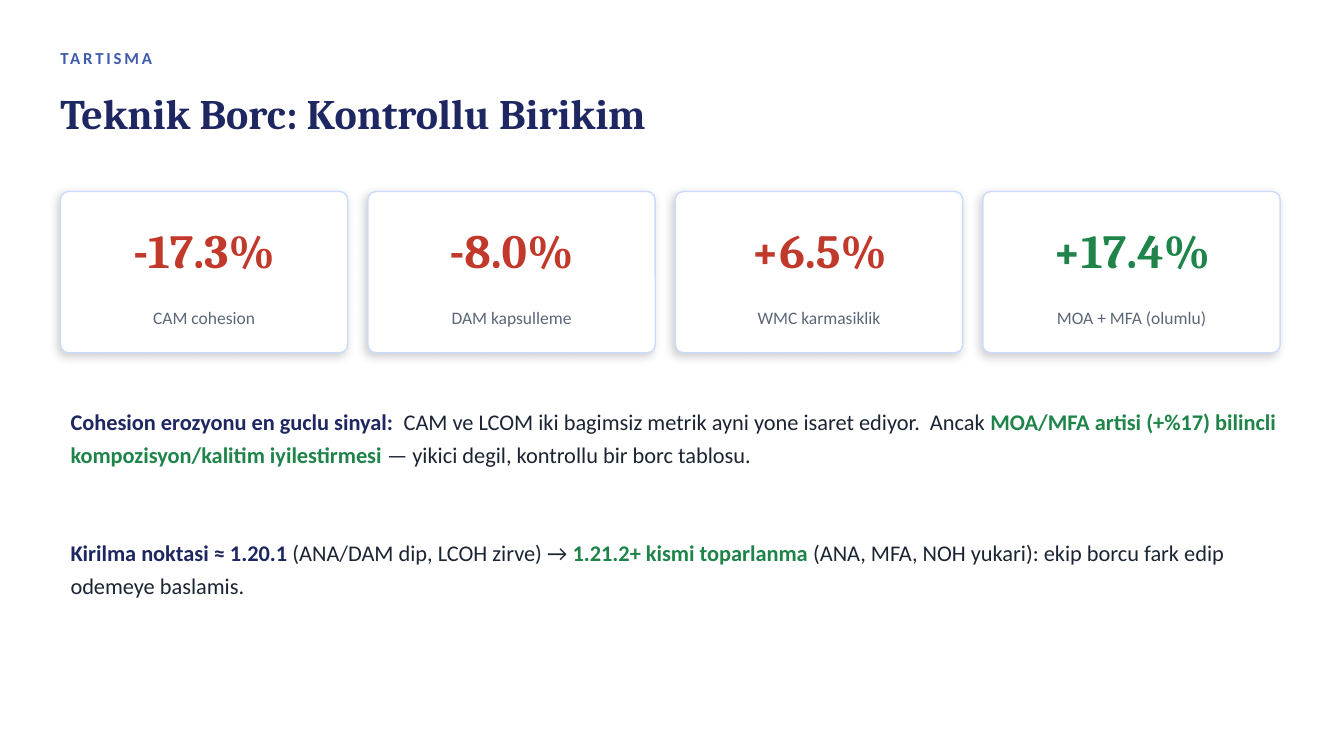
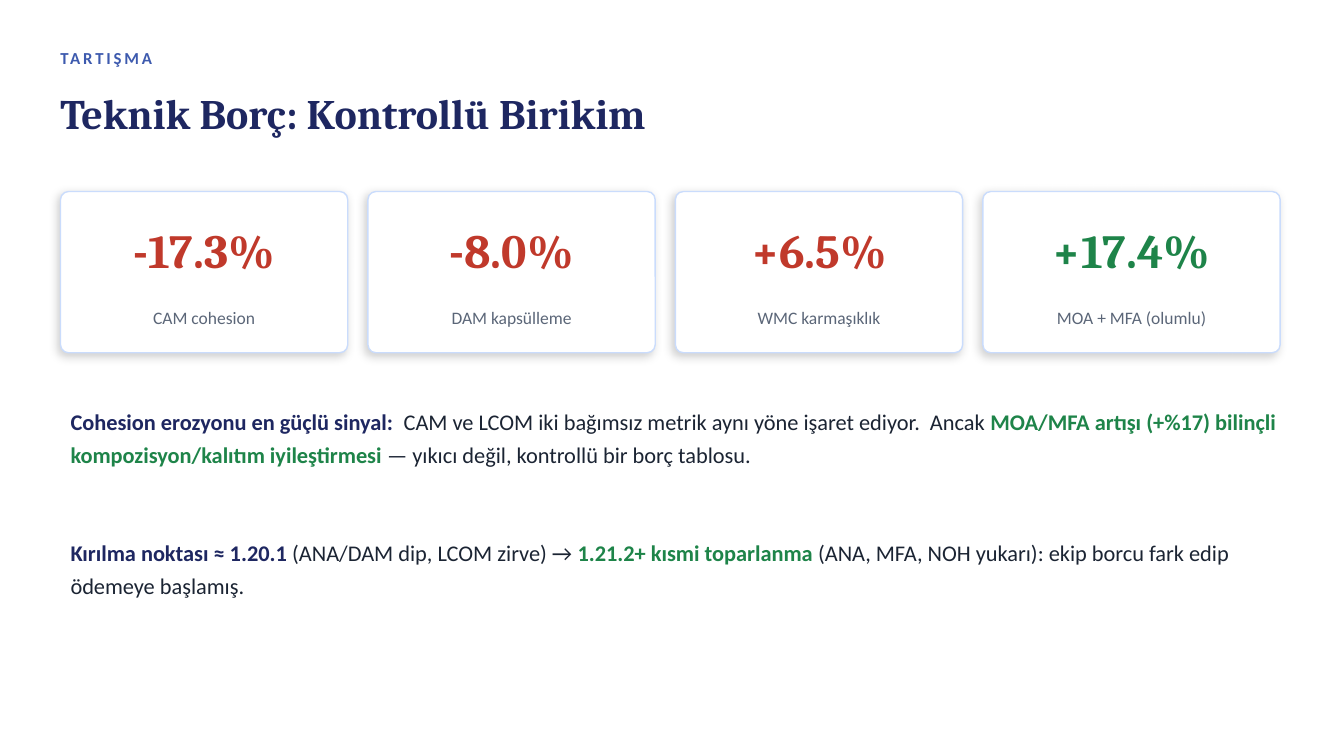
Before and after one commit to murozdemiir/qmood-jsoup-analizi, a slide deck: slide 8 of report/QMOOD_jsoup_sunum.pptx. Drawn at 1344x756 pixels with LibreOffice and Linux fonts; fonts in the diff are those of the drawing. Boxes give left, top, right and bottom in pixels: in the first picture for what was removed or moved away, otherwise in the second. Text is boxed around its words. In the diff, an @@ line names an element or a change of style, - is before the commit and + after.

```diff
--- a/report/QMOOD_jsoup_sunum.pptx
+++ b/report/QMOOD_jsoup_sunum.pptx
@@ text at (60,42,1270,73): text changed @@
-TARTISMA
+TARTIŞMA
@@ text at (60,100,646,138): text changed @@
-Teknik Borc: Kontrollu Birikim
+Teknik Borç: Kontrollü Birikim
@@ text at (452,312,571,327): text changed @@
-DAM kapsulleme
+DAM kapsülleme
@@ text at (758,312,880,327): text changed @@
-WMC karmasiklik
+WMC karmaşıklık
@@ text at (71,413,1276,467): text changed @@
-Cohesion erozyonu en guclu sinyal: CAM ve LCOM iki bagimsiz metrik ayni yone isaret ediyor. Ancak MOA/MFA artisi (+%17) bilincli kompozisyon/kalitim iyilestirmesi — yikici degil, kontrollu bir borc tablosu.
+Cohesion erozyonu en güçlü sinyal: CAM ve LCOM iki bağımsız metrik aynı yöne işaret ediyor. Ancak MOA/MFA artışı (+%17) bilinçli kompozisyon/kalıtım iyileştirmesi — yıkıcı değil, kontrollü bir borç tablosu.
@@ text at (71,545,1229,598): text changed @@
-Kirilma noktasi ≈ 1.20.1 (ANA/DAM dip, LCOH zirve) → 1.21.2+ kismi toparlanma (ANA, MFA, NOH yukari): ekip borcu fark edip odemeye baslamis.
+Kırılma noktası ≈ 1.20.1 (ANA/DAM dip, LCOM zirve) → 1.21.2+ kısmi toparlanma (ANA, MFA, NOH yukarı): ekip borcu fark edip ödemeye başlamış.
```
Also in this commit, not shown: 12 other slides changed, 3 other files.
